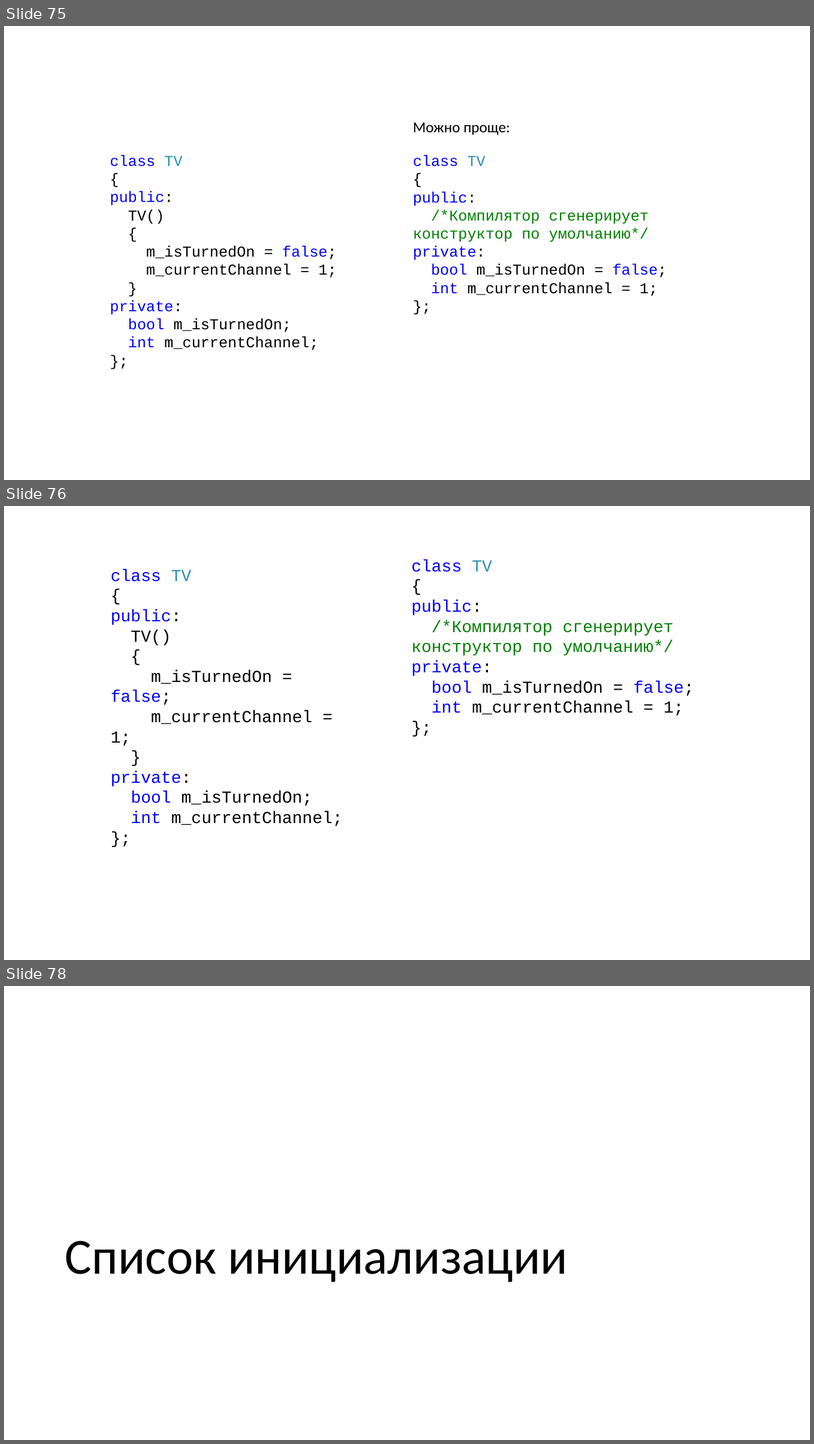
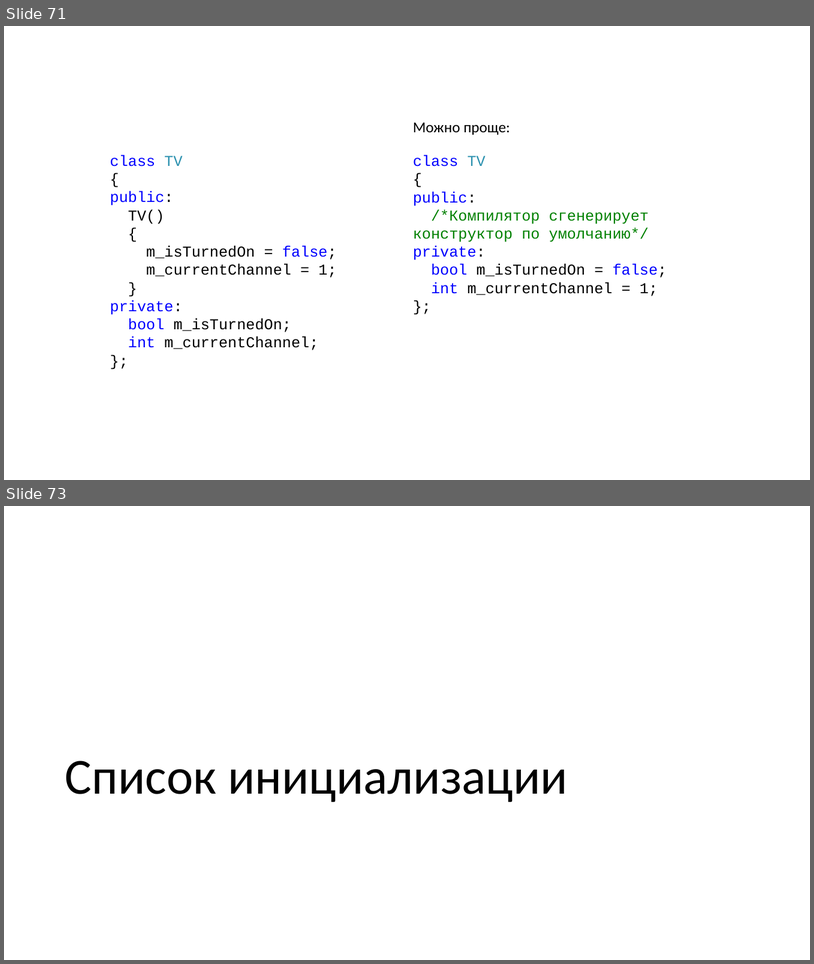
Before and after one commit to alexey-malov/oop, a slide deck: lectures/02/Основы ООП.pptx. Shown one above the other, each under a label of ours: slides 75, 76 and 78 before the commit, slides 71 and 73 after it; the slides between them are not shown. The pictures are 814x1444 and 814x964 pixels, drawn with LibreOffice and Linux fonts; fonts in the diff are those of the drawing. Boxes give left, top, right and bottom in pixels: in the first picture for what was removed or moved away, otherwise in the second. Text is boxed around its words. In the diff, an @@ line names an element or a change of style, - is before the commit and + after.

```diff
--- a/lectures/02/Основы ООП.pptx
+++ b/lectures/02/Основы ООП.pptx
@@ slide 76 removed at box(4, 506, 810, 960), background #FFFFFF @@
@@ text removed at box(411, 559, 695, 715) @@
-class TV
-{
-public:
-/*Компилятор сгенерирует конструктор по умолчанию*/
-private:
-bool m_isTurnedOn = false;
-int m_currentChannel = 1;
-};
@@ text removed at box(111, 569, 343, 826) @@
-class TV
-{
-public:
-TV()
-{
-m_isTurnedOn = false;
-m_currentChannel = 1;
-}
-private:
-bool m_isTurnedOn;
-int m_currentChannel;
-};
@@ what was slide 75 is now slide 71 @@
@@ what was slide 78 is now slide 73 @@
```
Also in this commit, not shown: 9 slides changed, 3 slides added, 6 other slides removed, 4 other files.
